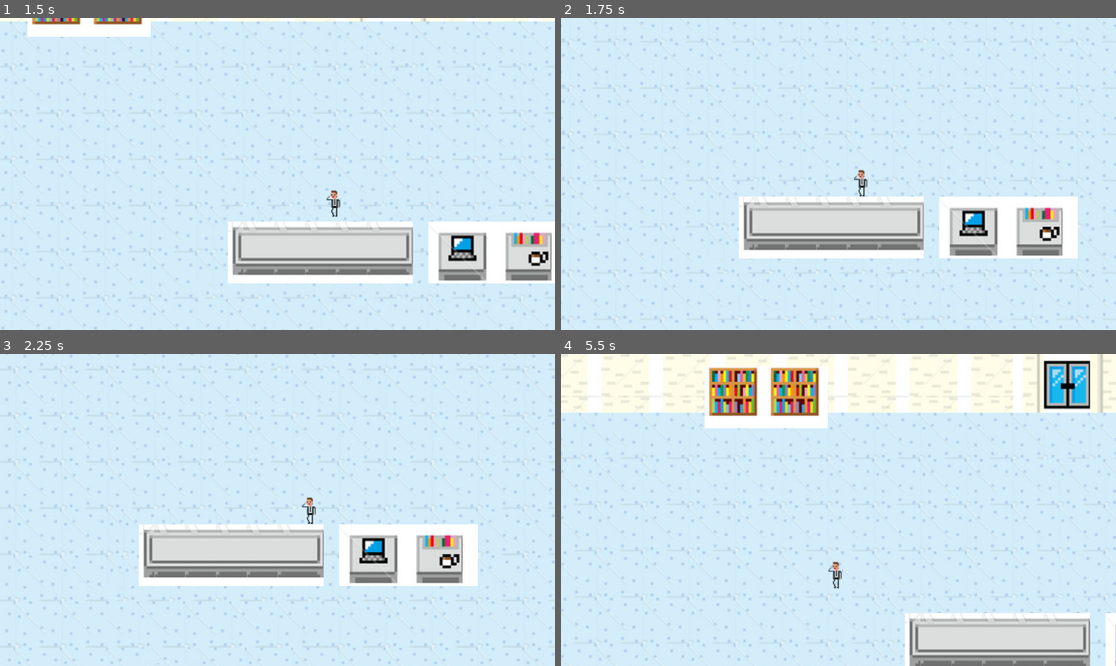
Above: before the commit, frames 1-4 (two rows, left to right).
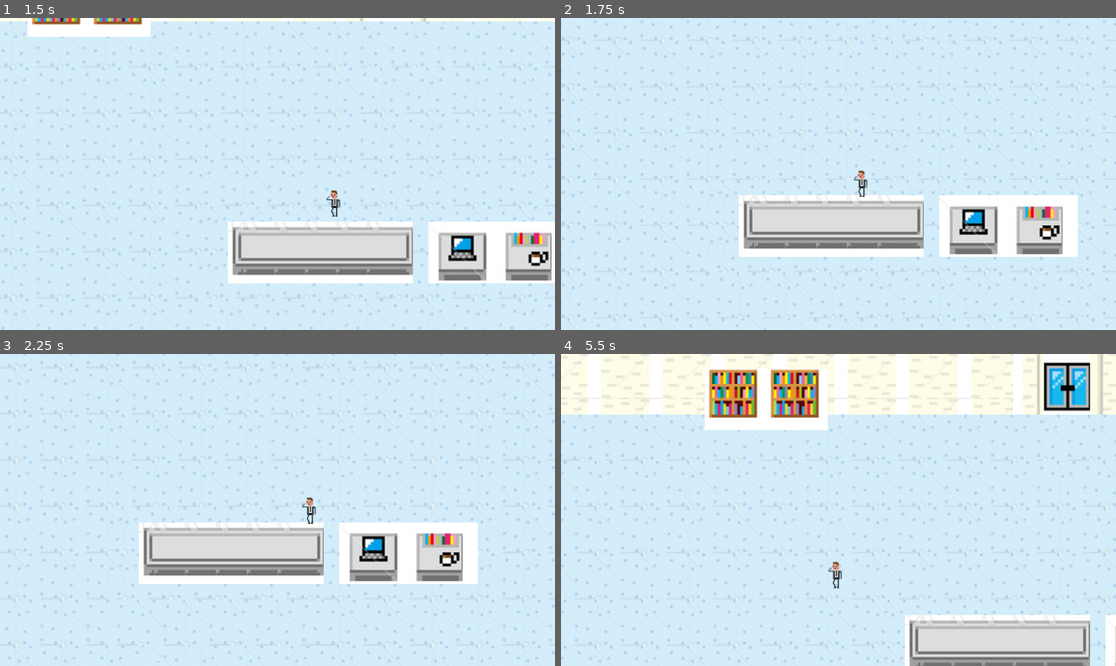
Above: after the commit, the same moments.

Repository: alourencodev/ldjam55
Game: Godot game, scene res://Scenes/main.tscn
Same seed, same stepped clock (60 frames per second), same inputs: the game is played once before the commit and once after it.
Inputs (mouse positions are in pixels of both pictures, inside the frame that each line leads up to):
- Up to frame 1 (1.5 s): tap Enter at 0.5 s; move the mouse to (399, 158) at 0.52 s; hold Right (right) 0.53-1.28 s; click (399, 158) at 0.6 s; move the mouse to (166, 189) at 1.27 s; hold Down (down) from 1.28 s (still down); click (166, 189) at 1.35 s
- Up to frame 2 (1.75 s): keep holding Down (down)
- Up to frame 3 (2.25 s): move the mouse to (333, 441) at 2.02 s; release Down (down) at 2.03 s; hold Right (right) from 2.03 s (still down); click (333, 441) at 2.1 s
- Up to frame 4 (5.5 s): move the mouse to (810, 572) at 2.77 s; release Right (right) at 2.78 s; hold Up (up) 2.78-3.53 s; click (810, 572) at 2.85 s; move the mouse to (1005, 556) at 3.52 s; hold Left (left) 3.53-5.03 s; click (1005, 556) at 3.6 s; move the mouse to (672, 463) at 4.27 s; click (672, 463) at 4.35 s; move the mouse to (866, 510) at 5.02 s; hold Down (down) from 5.03 s (still down); click (866, 510) at 5.1 s

Frame 1 is identical in both runs. In frame 2, 4.1% of the frame differs, in the area x 0-100%, y 0-100%; in frame 3, 5.8%; in frame 4, 6.0%.

Commit message:
Added first special player type

Diff:
--- /dev/null
+++ b/Scenes/Marker2D.gd
@@ -0,0 +1,14 @@
+extends Marker2D
+
+@export var grenade : PackedScene
+
+
+func _process(_delta):
+	if Input.is_action_just_pressed("Action"):
+		throw()
+
+func throw():
+	# TODO: Implement rate of fire
+	var grenade_instance = grenade.instantiate()
+	add_child(grenade_instance)
+	grenade_instance.global_transform = global_transform
--- a/Scenes/MeleePlayer.tscn
+++ b/Scenes/MeleePlayer.tscn
@@ -1,15 +1,40 @@
-[gd_scene load_steps=11 format=3 uid="uid://6qqr5x4gj3vu"]
+[gd_scene load_steps=18 format=3 uid="uid://6qqr5x4gj3vu"]
 
 [ext_resource type="PackedScene" uid="uid://dayvsl8lxugrp" path="res://Scenes/Player.tscn" id="1_06hr2"]
 [ext_resource type="Texture2D" uid="uid://scxt76ycnlvb" path="res://Resources/janitor-testsheet.png" id="2_v6aal"]
 [ext_resource type="Script" path="res://Scenes/Area2D.gd" id="3_4a23p"]
 [ext_resource type="Texture2D" uid="uid://bvxecakdpxlp" path="res://Resources/broom-weapon.png" id="3_041xw"]
+[ext_resource type="Texture2D" uid="uid://coxgimuunv48b" path="res://Resources/janitor-sheet.png" id="3_v5tsy"]
 
 [sub_resource type="AtlasTexture" id="AtlasTexture_q2wpo"]
 atlas = ExtResource("2_v6aal")
 region = Rect2(15, 0, 15, 31)
 
 [sub_resource type="AtlasTexture" id="AtlasTexture_0t71g"]
+atlas = ExtResource("2_v6aal")
+region = Rect2(0, 0, 15, 31)
+
+[sub_resource type="AtlasTexture" id="AtlasTexture_8a1l8"]
+atlas = ExtResource("3_v5tsy")
+region = Rect2(0, 0, 17, 31)
+
+[sub_resource type="AtlasTexture" id="AtlasTexture_fscfw"]
+atlas = ExtResource("3_v5tsy")
+region = Rect2(17, 0, 17, 31)
+
+[sub_resource type="AtlasTexture" id="AtlasTexture_37nd4"]
+atlas = ExtResource("3_v5tsy")
+region = Rect2(34, 0, 17, 31)
+
+[sub_resource type="AtlasTexture" id="AtlasTexture_6j7tr"]
+atlas = ExtResource("3_v5tsy")
+region = Rect2(51, 0, 17, 31)
+
+[sub_resource type="AtlasTexture" id="AtlasTexture_namqo"]
+atlas = ExtResource("3_v5tsy")
+region = Rect2(68, 0, 17, 31)
+
+[sub_resource type="AtlasTexture" id="AtlasTexture_quvnd"]
 atlas = ExtResource("2_v6aal")
 region = Rect2(0, 0, 15, 31)
 
@@ -31,7 +56,25 @@
 "name": &"idle",
 "speed": 5.0
 }, {
-"frames": [],
+"frames": [{
+"duration": 1.0,
+"texture": SubResource("AtlasTexture_8a1l8")
+}, {
+"duration": 1.0,
+"texture": SubResource("AtlasTexture_fscfw")
+}, {
+"duration": 1.0,
+"texture": SubResource("AtlasTexture_37nd4")
+}, {
+"duration": 1.0,
+"texture": SubResource("AtlasTexture_6j7tr")
+}, {
+"duration": 1.0,
+"texture": SubResource("AtlasTexture_namqo")
+}, {
+"duration": 1.0,
+"texture": SubResource("AtlasTexture_quvnd")
+}],
 "loop": true,
 "name": &"walk",
 "speed": 5.0
--- a/Scenes/Player.tscn
+++ b/Scenes/Player.tscn
@@ -4,7 +4,7 @@
 [ext_resource type="Texture2D" uid="uid://xpguqqgoj4e6" path="res://Resources/phoneguy-sheet.png" id="2_73j8b"]
 
 [sub_resource type="RectangleShape2D" id="RectangleShape2D_ojaps"]
-size = Vector2(15, 28)
+size = Vector2(15, 24)
 
 [sub_resource type="AtlasTexture" id="AtlasTexture_k6qt2"]
 atlas = ExtResource("2_73j8b")
--- a/Scenes/RangedPlayer.tscn
+++ b/Scenes/RangedPlayer.tscn
@@ -6,6 +6,10 @@
 
 [node name="RangedPlayer" instance=ExtResource("1_fyihv")]
 
+[node name="AnimatedSprite2D" parent="." index="1"]
+frame = 1
+frame_progress = 0.534404
+
 [node name="Muzzle" type="Marker2D" parent="." index="3"]
 position = Vector2(-8, -11)
 script = ExtResource("2_hnmsu")
--- /dev/null
+++ b/Scenes/SpecialPlayer1.tscn
@@ -0,0 +1,44 @@
+[gd_scene load_steps=6 format=3 uid="uid://to77g2ljnxxw"]
+
+[ext_resource type="PackedScene" uid="uid://dayvsl8lxugrp" path="res://Scenes/Player.tscn" id="1_wu0n8"]
+[ext_resource type="Texture2D" uid="uid://bil3fmjf3kdn3" path="res://Resources/coffetest.png" id="2_oifpq"]
+[ext_resource type="Script" path="res://Scenes/Marker2D.gd" id="3_6s6gw"]
+
+[sub_resource type="AtlasTexture" id="AtlasTexture_ydpub"]
+atlas = ExtResource("2_oifpq")
+region = Rect2(49, 0, 21, 28)
+
+[sub_resource type="SpriteFrames" id="SpriteFrames_vvhd5"]
+animations = [{
+"frames": [{
+"duration": 1.0,
+"texture": SubResource("AtlasTexture_ydpub")
+}],
+"loop": true,
+"name": &"attack",
+"speed": 5.0
+}, {
+"frames": [],
+"loop": true,
+"name": &"idle",
+"speed": 5.0
+}, {
+"frames": [],
+"loop": true,
+"name": &"walk",
+"speed": 5.0
+}]
+
+[node name="Player" instance=ExtResource("1_wu0n8")]
+
+[node name="CollisionShape2D" parent="." index="0"]
+position = Vector2(0.5, 1)
+
+[node name="AnimatedSprite2D" parent="." index="1"]
+sprite_frames = SubResource("SpriteFrames_vvhd5")
+animation = &"attack"
+
+[node name="grenadehand" type="Marker2D" parent="." index="3"]
+position = Vector2(8, -6)
+scale = Vector2(-0.151721, 0.139444)
+script = ExtResource("3_6s6gw")
--- /dev/null
+++ b/Scenes/grenade.gd
@@ -0,0 +1,24 @@
+extends Area2D
+
+@onready var anim = $AnimationPlayer
+var speed = 350
+
+func _unhandled_input(event: InputEvent) -> void:
+	if event.is_action("Action"):
+		$grenade.attack
+
+func attack():
+	anim.play("grenade")
+
+
+func _on_body_entered(body: Node2D) -> void:
+		if body.has_method("handle_hit"):
+			body.handle_hit
+
+func _process(delta):
+	position += transform.x * speed * delta
+
+func _on_bullet_body_entered(body):
+	if body.is_in_group("mobs"):
+		body.queue_free()
+	queue_free()
--- /dev/null
+++ b/Scenes/grenade.tscn
@@ -0,0 +1,69 @@
+[gd_scene load_steps=6 format=3 uid="uid://dvdi2jcfll7sq"]
+
+[ext_resource type="Texture2D" uid="uid://y74ouxvlpgsb" path="res://Resources/cup.png" id="1_jik62"]
+[ext_resource type="Script" path="res://Scenes/grenade.gd" id="1_u323b"]
+
+[sub_resource type="CircleShape2D" id="CircleShape2D_qwrok"]
+radius = 11.0
+
+[sub_resource type="Animation" id="Animation_xupu3"]
+resource_name = "grenade"
+tracks/0/type = "value"
+tracks/0/imported = false
+tracks/0/enabled = true
+tracks/0/path = NodePath("Sprite2D:rotation")
+tracks/0/interp = 1
+tracks/0/loop_wrap = true
+tracks/0/keys = {
+"times": PackedFloat32Array(0.1, 0.9),
+"transitions": PackedFloat32Array(1, 1),
+"update": 0,
+"values": [0.0, -6.28319]
+}
+tracks/1/type = "value"
+tracks/1/imported = false
+tracks/1/enabled = true
+tracks/1/path = NodePath("Sprite2D:scale")
+tracks/1/interp = 1
+tracks/1/loop_wrap = true
+tracks/1/keys = {
+"times": PackedFloat32Array(0.1, 0.5, 0.9),
+"transitions": PackedFloat32Array(1, 1, 1),
+"update": 0,
+"values": [Vector2(0.1, 0.1), Vector2(0.2, 0.2), Vector2(0.1, 0.1)]
+}
+tracks/2/type = "value"
+tracks/2/imported = false
+tracks/2/enabled = true
+tracks/2/path = NodePath("CollisionShape2D:disabled")
+tracks/2/interp = 1
+tracks/2/loop_wrap = true
+tracks/2/keys = {
+"times": PackedFloat32Array(0.9, 1),
+"transitions": PackedFloat32Array(1, 1),
+"update": 1,
+"values": [false, true]
+}
+
+[sub_resource type="AnimationLibrary" id="AnimationLibrary_b0doi"]
+_data = {
+"grenade": SubResource("Animation_xupu3")
+}
+
+[node name="grenade" type="Area2D"]
+script = ExtResource("1_u323b")
+
+[node name="CollisionShape2D" type="CollisionShape2D" parent="."]
+shape = SubResource("CircleShape2D_qwrok")
+disabled = true
+
+[node name="Sprite2D" type="Sprite2D" parent="."]
+position = Vector2(1.42109e-14, 3.55271e-15)
+rotation = -6.28319
+scale = Vector2(0.1, 0.1)
+texture = ExtResource("1_jik62")
+
+[node name="AnimationPlayer" type="AnimationPlayer" parent="."]
+libraries = {
+"": SubResource("AnimationLibrary_b0doi")
+}
Binary file added: Resources/coffetest.png
Not shown, added: Resources/coffetest.png.import
Binary file added: Resources/cup.png
Not shown, added: Resources/cup.png.import
Binary file added: Resources/janitor-sheet.png
Not shown, added: Resources/janitor-sheet.png.import
